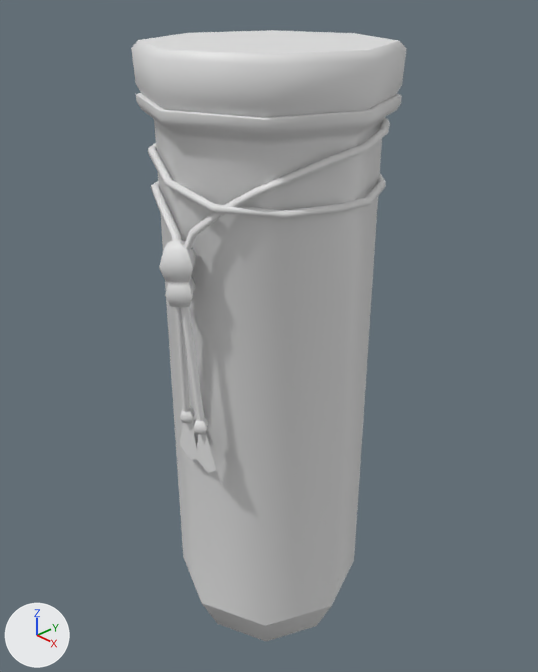
The Blender file Data/Blender/Shaina/HealthPotion.blend as it was, and as the next commit left it.
Camera for both pictures: a 50 mm camera at (0.243, -0.229, 0.149) aimed at (-0.005, 0.005, -0.02). The lights are fixed; the arrows at lower left show +X, +Y and +Z. The same objects are shown in both versions, whatever each file hides.

The older version as bpy lines, for what is in view:
```python
me_cylinder = bpy.data.meshes.new('Cylinder')
me_cylinder.from_pydata(...)  # 472 vertices, 467 faces; spans x -0.058..0.058, y -0.067..0.058, z -0.203..0.122
me_cylinder.polygons.foreach_set('use_smooth', [True] * 467)
me_cylinder.materials.append(None)
ob_health_potion_001 = bpy.data.objects.new('Health_Potion.001', me_cylinder)
ob_health_potion_001.location = (0.0, 0.0, 0.0)
```
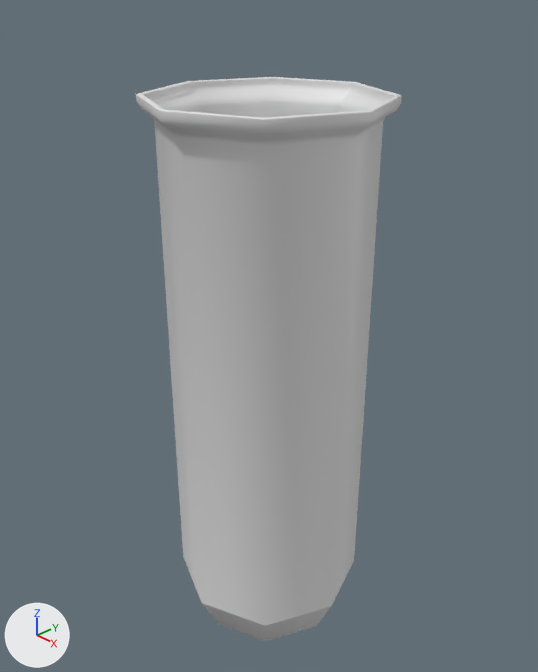
The change, as JSON lines over the scene's bpy script:
```json
{"op": "add", "block": "mat_glas", "code": ["mat_glas = principled_material('Glas')", "mat_glas.base_color = (0.8, 0.8, 0.8)  # white #e7e7e7"]}
{"block": "me_cylinder", "where": "# used by ob_health_potion_001; location = (0.0, 0.0, 0.0)"}
{"op": "remove", "block": "me_cylinder", "code": "me_cylinder.from_pydata(...)  # 472 vertices, 467 faces; spans x -0.058..0.058, y -0.067..0.058, z -0.203..0.122"}
{"op": "add", "block": "me_cylinder", "code": "me_cylinder.from_pydata(...)  # 154 vertices, 160 faces; spans x -0.057..0.057, y -0.057..0.057, z -0.203..0.1"}
{"block": "me_cylinder", "change": "me_cylinder part 1: 9 loose pieces with 318 vertices, spanning x -0.058..0.058, y -0.067..0.058, z -0.2..0.122, are deleted"}
{"op": "add", "block": "me_cylinder", "code": "me_cylinder.materials.append(mat_glas)  # white #e7e7e7"}
```

Location of each change, [x1, y1, x2, y2] in pixels of the pictures (538 x 672 px):
```json
{"object": "Health_Potion.001", "change": "reshaped", "before": [131, 30, 406, 641], "after": [136, 77, 402, 641], "on screen": "8% shorter"}
{"part": 1, "of": "me_cylinder", "change": "deleted", "before": [131, 30, 406, 473]}
```
